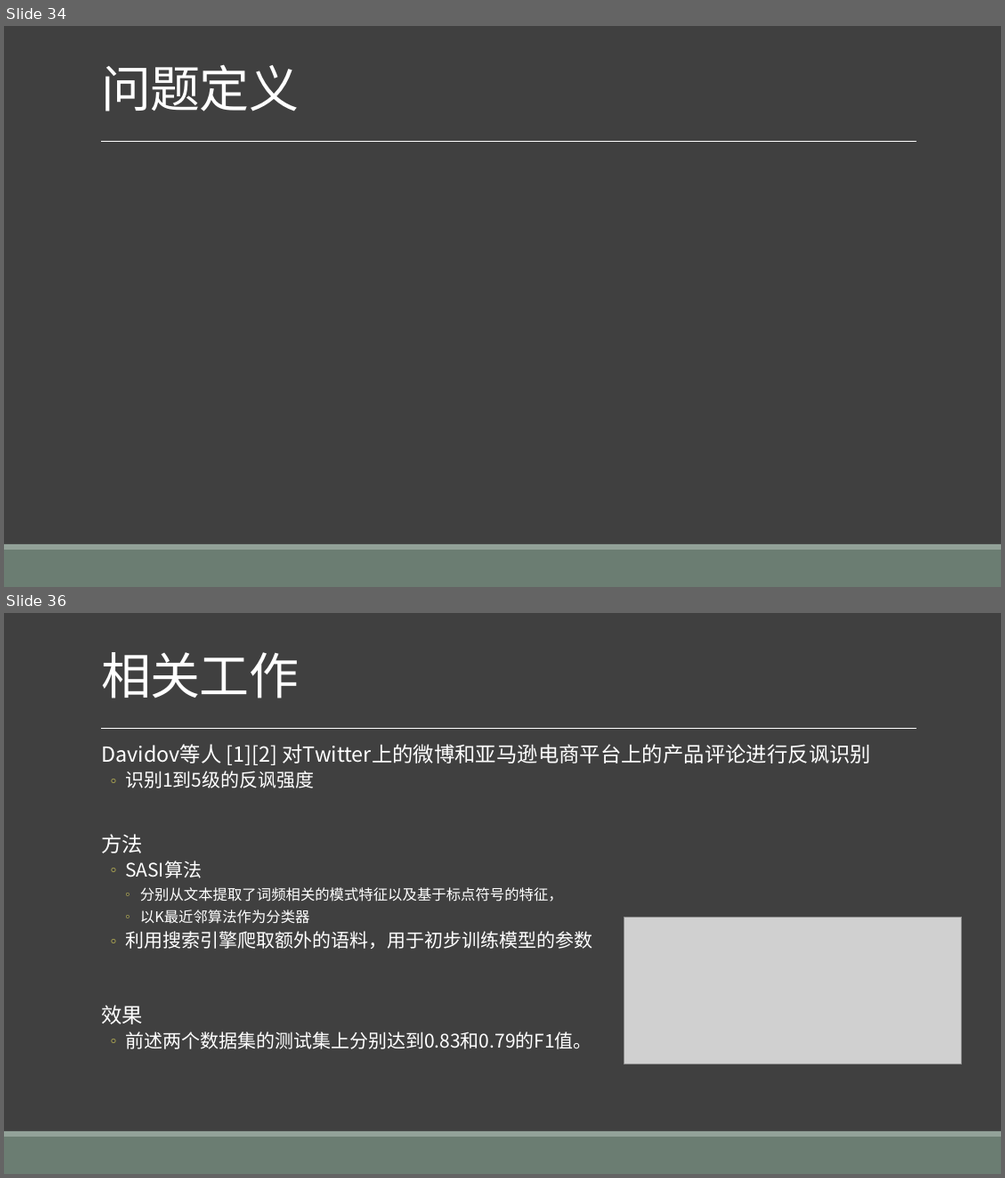
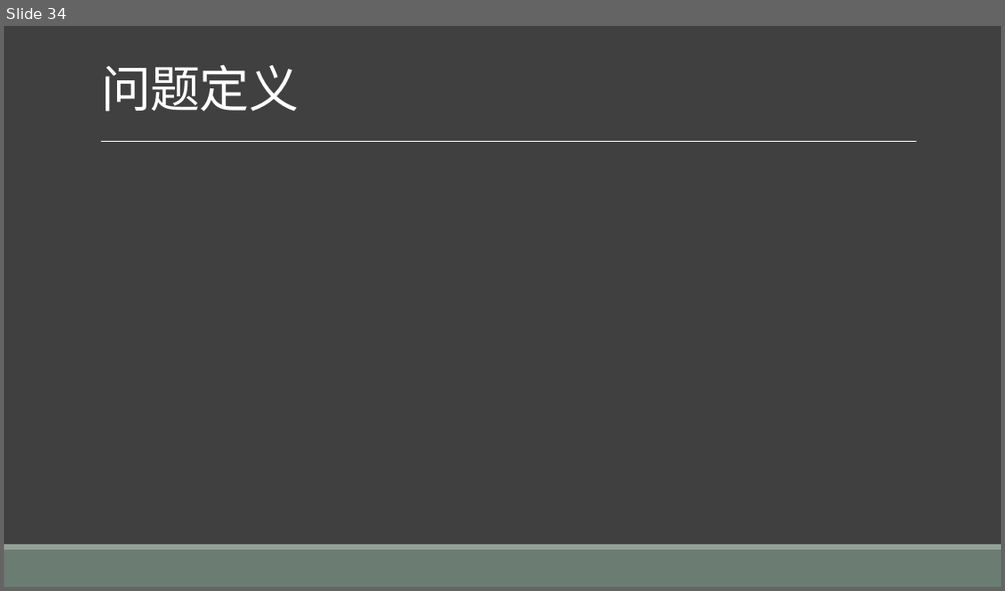
Before and after one commit to liangxh/grad2019, a slide deck: 计研163_梁锡豪_2016211014.pptx. Shown one above the other, each under a label of ours: slides 34 and 36 before the commit, slide 34 after it; the slides between them are not shown. The pictures are 1005x1178 and 1005x591 pixels, drawn with LibreOffice and Linux fonts; fonts in the diff are those of the drawing; grey boxes stand for pictures. Boxes give left, top, right and bottom in pixels: in the first picture for what was removed or moved away, otherwise in the second. Text is boxed around its words. In the diff, an @@ line names an element or a change of style, - is before the commit and + after.

```diff
--- a/计研163_梁锡豪_2016211014.pptx
+++ b/计研163_梁锡豪_2016211014.pptx
@@ slide 36 removed at (x1=4, y1=613, x2=1001, y2=1174), background #404040; not listed: 3 template elements that a slide beside it also shows @@
@@ title removed at (x1=101, y1=652, x2=299, y2=698) @@
-相关工作
@@ text removed at (x1=101, y1=744, x2=872, y2=1049) @@
-  Davidov等人 [1][2] 对Twitter上的微博和亚马逊电商平台上的产品评论进行反讽识别
-  ◦ 识别1到5级的反讽强度
-  方法
-  ◦ SASI算法
-    ◦ 分别从文本提取了词频相关的模式特征以及基于标点符号的特征，
-    ◦ 以K最近邻算法作为分类器
-  ◦ 利用搜索引擎爬取额外的语料，用于初步训练模型的参数
-  效果
-  ◦ 前述两个数据集的测试集上分别达到0.83和0.79的F1值。
@@ picture removed at (x1=624, y1=916, x2=962, y2=1063) @@
```
Also in this commit, not shown: 3 slides changed, 1 other slide removed, 6 other files.
